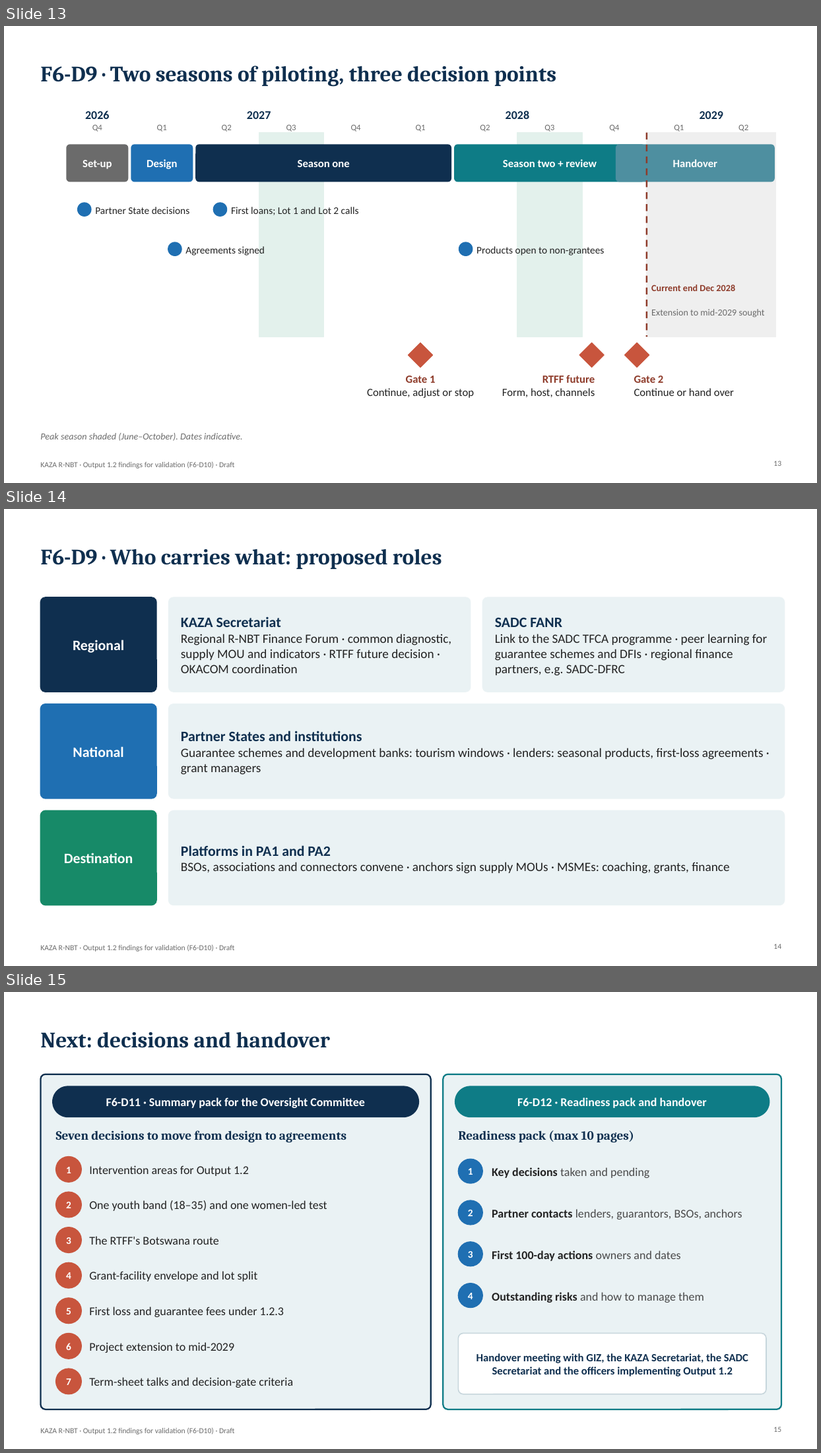
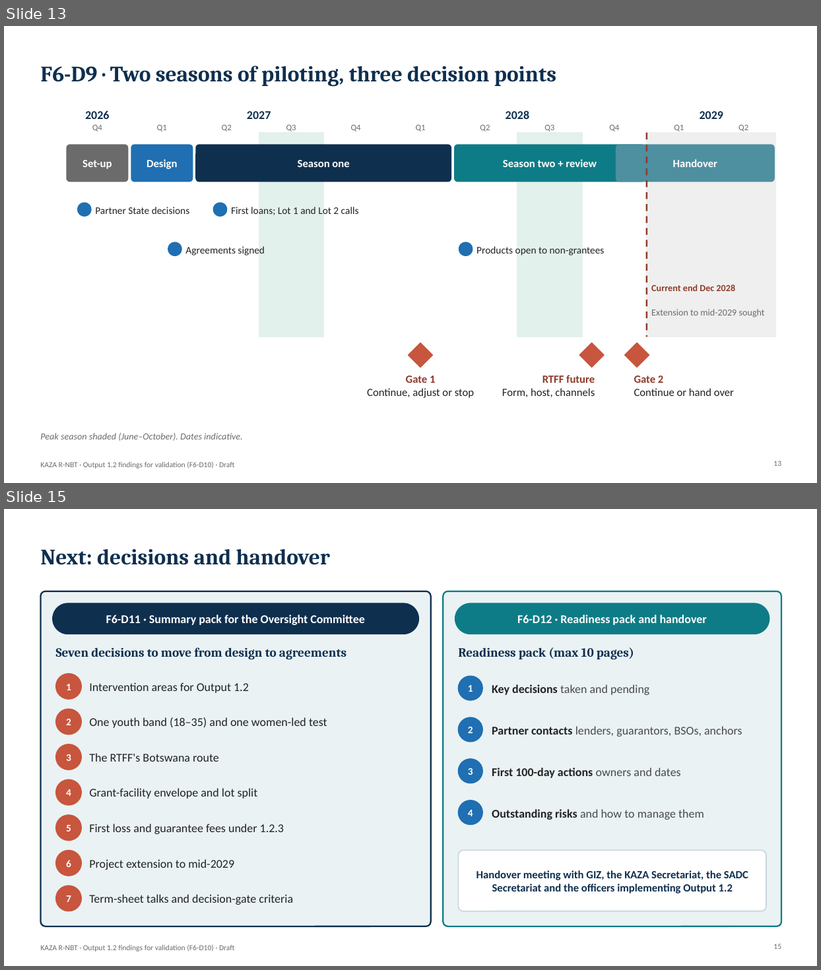
Before and after one commit to modestanz/GIZ-Works, a slide deck: deliverables/F6-D10_Output_1.2_Findings_for_Validation_by_Deliverable.pptx. Shown one above the other, each under a label of ours: slides 13, 14 and 15 before the commit, slides 13 and 15 after it; the slides between them are not shown. The pictures are 821x1453 and 821x970 pixels, drawn with LibreOffice and Linux fonts; fonts in the diff are those of the drawing; background and template pictures are left out. Boxes give left, top, right and bottom in pixels: in the first picture for what was removed or moved away, otherwise in the second. Text is boxed around its words. In the diff, an @@ line names an element or a change of style, - is before the commit and + after.

```diff
--- a/deliverables/F6-D10_Output_1.2_Findings_for_Validation_by_Deliverable.pptx
+++ b/deliverables/F6-D10_Output_1.2_Findings_for_Validation_by_Deliverable.pptx
@@ slide 14 removed at [4,509,817,966], background #FFFFFF; not listed: 1 template element that a slide beside it also shows @@
@@ title removed at [40,549,442,569] @@
-F6-D9 · Who carries what: proposed roles
@@ rounded rectangle removed at [40,597,156,692] @@
@@ rounded rectangle removed at [169,597,471,692] @@
@@ rounded rectangle removed at [483,597,785,692] @@
@@ text removed at [181,617,451,673] @@
-KAZA Secretariat
-Regional R-NBT Finance Forum · common diagnostic, supply MOU and indicators · RTFF future decision · OKACOM coordination
@@ text removed at [495,617,767,676] @@
-SADC FANR
-Link to the SADC TFCA programme · peer learning for guarantee schemes and DFIs · regional finance partners, e.g. SADC-DFRC
@@ text removed at [73,640,124,653] @@
-Regional
@@ rounded rectangle removed at [40,704,156,799] @@
@@ rounded rectangle removed at [169,704,785,799] @@
@@ text removed at [181,731,764,775] @@
-Partner States and institutions
-Guarantee schemes and development banks: tourism windows · lenders: seasonal products, first-loss agreements · grant managers
@@ text removed at [73,747,123,757] @@
-National
@@ rounded rectangle removed at [40,811,156,906] @@
@@ rounded rectangle removed at [169,811,785,906] @@
@@ text removed at [64,853,133,863] @@
-Destination
@@ text removed at [181,846,729,874] @@
-Platforms in PA1 and PA2
-BSOs, associations and connectors convene · anchors sign supply MOUs · MSMEs: coaching, grants, finance
@@ page number removed at [774,944,781,949] @@
-14
```
Also in this commit, not shown: 4 slides changed, 1 slide added, 5 other files.
